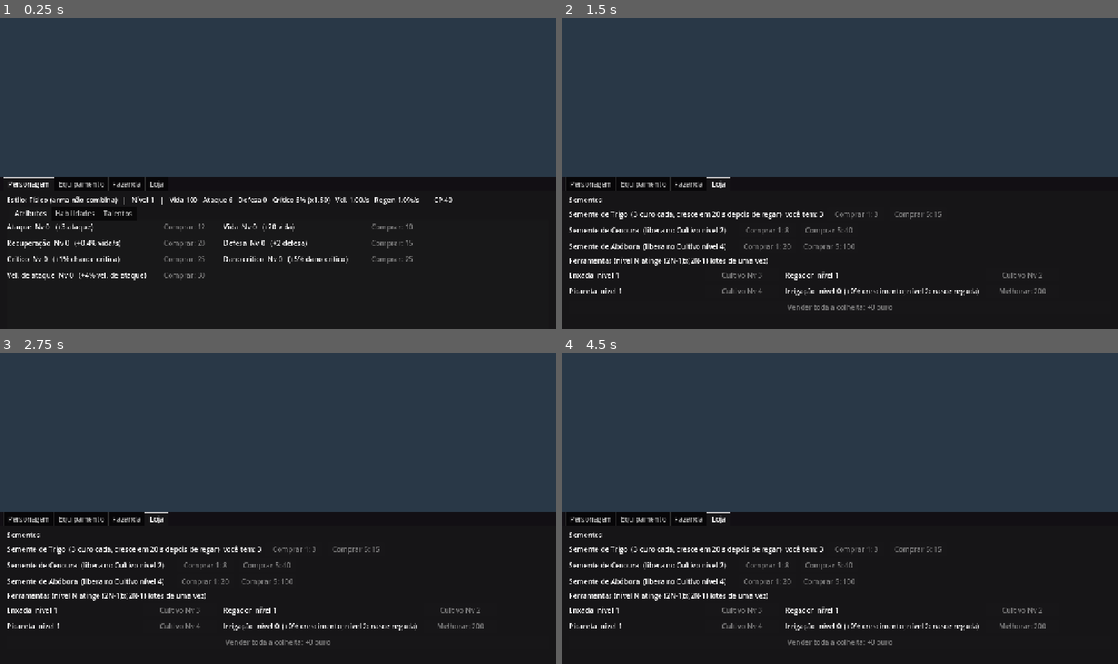
Above: before the commit, frames 1-4 (two rows, left to right).
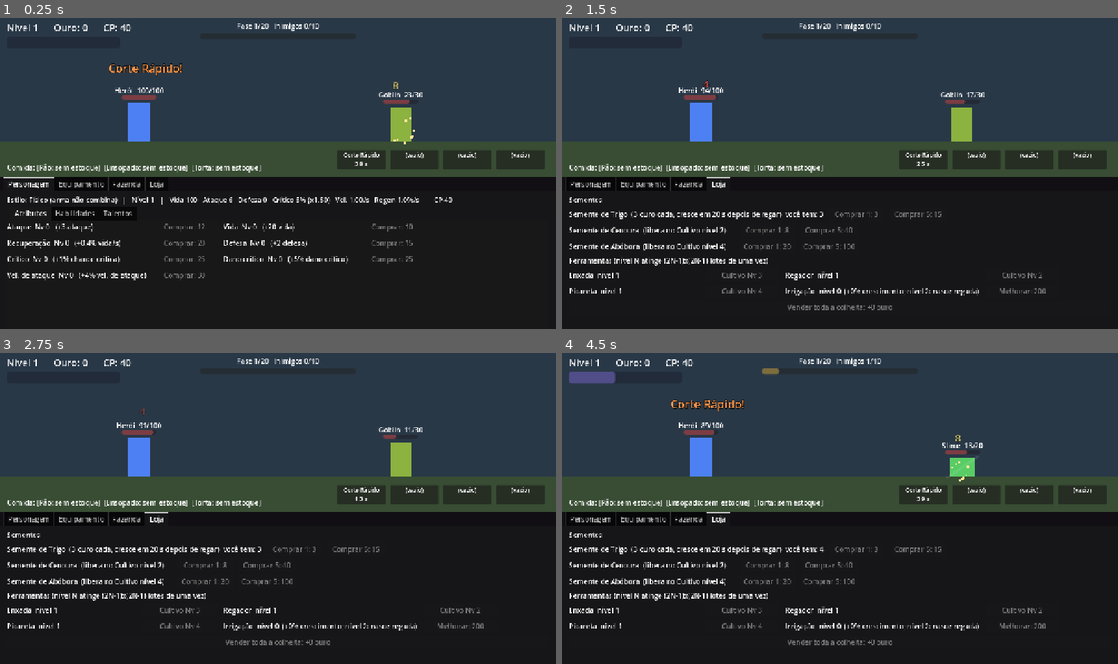
Above: after the commit, the same moments.

Repository: koenigkan12/reencarnei-fazendeiro
Game: Godot game, scene res://main.tscn
Two runs of this game, one before a commit and one after it. Both use one fixed random seed, a clock stepped at 60 frames per second and the inputs below.
Inputs (mouse positions are in pixels of both pictures, inside the frame that each line leads up to):
- Up to frame 1 (0.25 s): no input
- Up to frame 2 (1.5 s): tap Enter at 0.5 s; move the mouse to (962, 157) at 0.52 s; tap 1 at 0.6, 1.35 s; click (962, 157) at 0.67 s; move the mouse to (728, 189) at 1.27 s; click (728, 189) at 1.42 s
- Up to frame 3 (2.75 s): tap Space at 2 s; move the mouse to (333, 440) at 2.02 s; tap 1 at 2.1 s; click (333, 440) at 2.17 s
- Up to frame 4 (4.5 s): move the mouse to (812, 570) at 2.77 s; tap 1 at 2.85, 3.6 s; click (812, 570) at 2.92 s; move the mouse to (1006, 555) at 3.52 s; click (1006, 555) at 3.67 s; click (856, 548) at 4.25 s, where only the run after the commit has a clickable "Comprar 1: 3"

The runs differ from the first frame. In frame 1, 4.6% of the frame differs, in the area x 1-98%, y 1-50%; in frame 2, 4.3%; in frame 3, 4.3%; in frame 4, 4.8%, in the area x 1-98%, y 1-65%.
Error before the commit: Parse Error: Cannot infer the type of "t" variable because the value doesn't have a set type. (res://scripts/skills.gd:133)

Commit message:
Integra branch Personagem e skills (corrige tipos de Tween em skills.gd)

Diff:
--- a/scripts/skills.gd
+++ b/scripts/skills.gd
@@ -130,7 +130,7 @@
 	l.add_theme_constant_override("outline_size", 6)
 	l.position = b.heroi.position + Vector2(-70, -b.heroi.altura - 90)
 	b.add_child(l)
-	var t := b.create_tween().set_parallel(true)
+	var t: Tween = b.create_tween().set_parallel(true)
 	t.tween_property(l, "position:y", l.position.y - 30, 1.0)
 	t.tween_property(l, "modulate:a", 0.0, 1.0).set_delay(0.4)
 	t.chain().tween_callback(l.queue_free)
@@ -140,12 +140,12 @@
 
 func _pisca(u: Control, cor: Color) -> void:
 	u.modulate = cor
-	var t := b.create_tween()
+	var t: Tween = b.create_tween()
 	t.tween_property(u, "modulate", Color.WHITE, 0.25)
 
 func _treme(u: Control, forca: float) -> void:
 	var origem := u.position
-	var t := b.create_tween()
+	var t: Tween = b.create_tween()
 	for k in 5:
 		t.tween_property(u, "position", origem + Vector2(randf_range(-forca, forca), randf_range(-forca, forca) * 0.4), 0.03)
 		forca *= 0.7
@@ -169,7 +169,7 @@
 	p.color = cor
 	b.add_child(p)
 	p.emitting = true
-	var t := b.create_tween()
+	var t: Tween = b.create_tween()
 	t.tween_interval(1.2)
 	t.tween_callback(p.queue_free)
 
@@ -182,7 +182,7 @@
 	r.position = pos - r.size / 2.0
 	r.rotation = -0.6
 	b.add_child(r)
-	var t := b.create_tween()
+	var t: Tween = b.create_tween()
 	t.tween_property(r, "modulate:a", 0.0, 0.2)
 	t.tween_callback(r.queue_free)
 
@@ -196,7 +196,7 @@
 	r.visible = false
 	b.add_child(r)
 	var alvo := _centro(b.inimigo) - tamanho / 2.0
-	var t := b.create_tween()
+	var t: Tween = b.create_tween()
 	if atraso > 0.0:
 		t.tween_interval(atraso)
 	t.tween_callback(func(): r.visible = true)
@@ -212,6 +212,6 @@
 	r.size = Vector2(16, pos.y + 40)
 	r.position = Vector2(pos.x - 8, 0)
 	b.add_child(r)
-	var t := b.create_tween()
+	var t: Tween = b.create_tween()
 	t.tween_property(r, "modulate:a", 0.0, 0.25)
 	t.tween_callback(r.queue_free)
